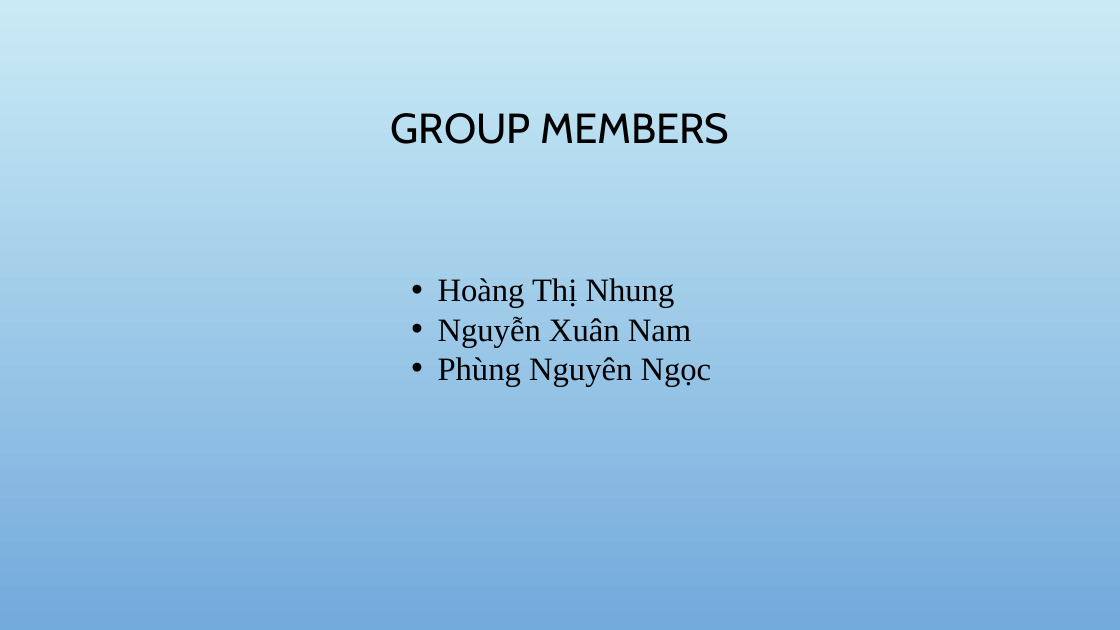
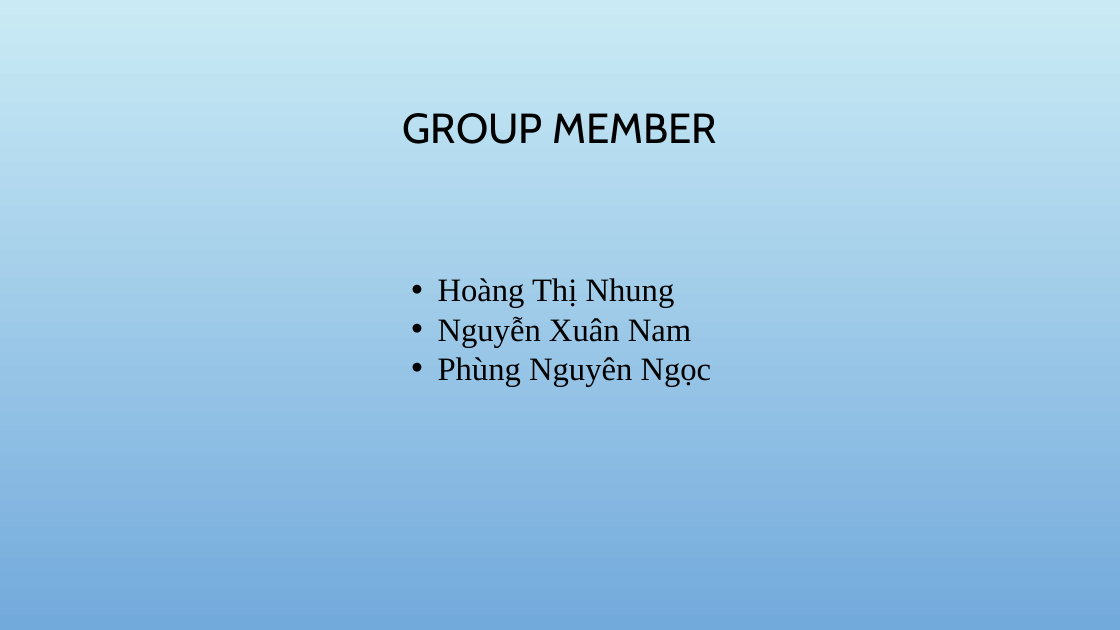
Before and after one commit to nhunght57/EnglishStudy_Web, a slide deck: slide 2 of report/Project Report.pptx. Drawn at 1120x630 pixels with LibreOffice and Linux fonts; fonts in the diff are those of the drawing; background and template pictures are left out. Boxes give left, top, right and bottom in pixels: in the first picture for what was removed or moved away, otherwise in the second. Text is boxed around its words. In the diff, an @@ line names an element or a change of style, - is before the commit and + after.

```diff
--- a/report/Project Report.pptx
+++ b/report/Project Report.pptx
@@ title at (403,113,717,144): text changed @@
-GROUP MEMBERS
+GROUP MEMBER
```
Also in this commit, not shown: 5 other slides changed, 22 slides added, 2 slides removed.
